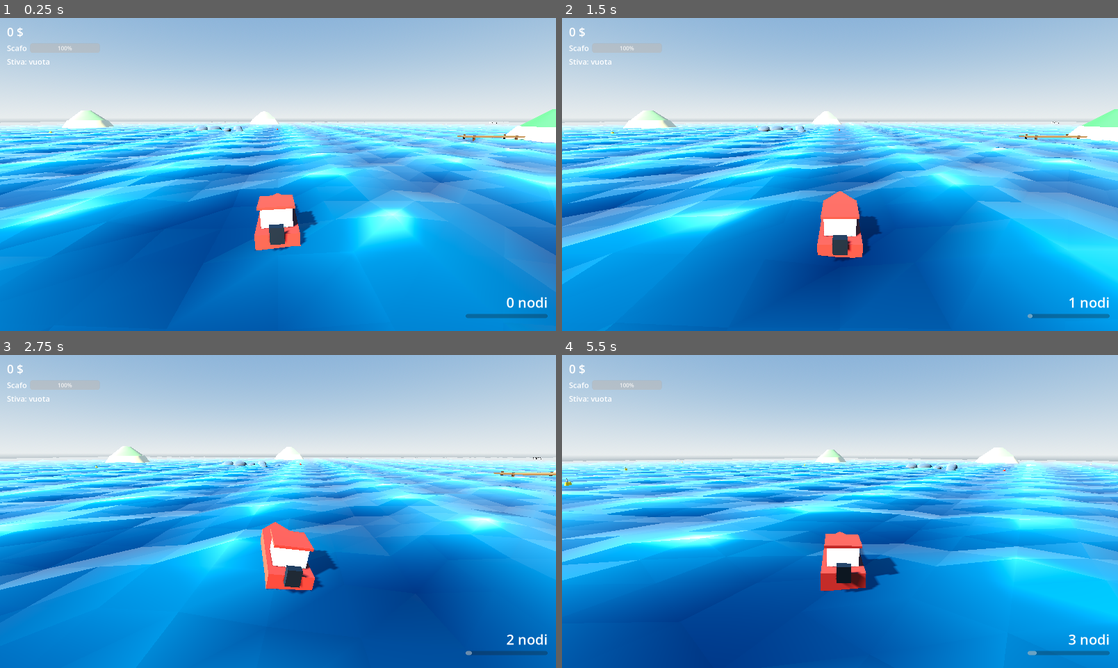
Above: before the commit, frames 1-4 (two rows, left to right).
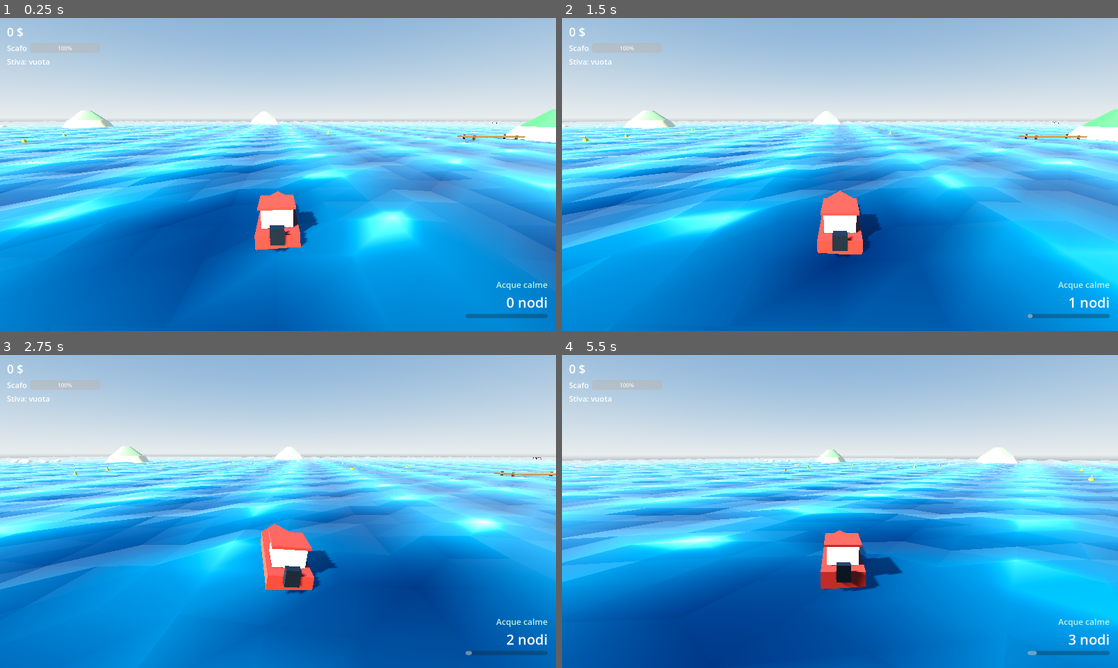
Above: after the commit, the same moments.

Repository: stefano-cookie/boatox
Game: Godot game, scene res://scenes/main/main.tscn
Two runs of this game, one before a commit and one after it. Both use one fixed random seed, a clock stepped at 60 frames per second and the inputs below.
Inputs:
- Up to frame 1 (0.25 s): no input
- Up to frame 2 (1.5 s): hold D (turn_right) 0.53-1.28 s; hold E (interact) 0.53-1.28 s; hold S (move_back) from 1.28 s (still down); tap E (interact) at 1.35 s
- Up to frame 3 (2.75 s): release S (move_back) at 2.03 s; hold D (turn_right) from 2.03 s (still down); hold E (interact) from 2.03 s (still down)
- Up to frame 4 (5.5 s): release D (turn_right) at 2.78 s; release E (interact) at 2.78 s; hold W (move_forward) 2.78-3.53 s; tap E (interact) at 2.85, 4.35 s; hold E (interact) 3.53-4.28 s; hold A (turn_left) 3.53-5.03 s; hold S (move_back) from 5.03 s (still down); hold E (interact) from 5.03 s (still down)

The runs differ from the first frame. In frame 1, 8.4% of the frame differs, in the area x 0-100%, y 32-88%; in frame 2, 9.0%; in frame 3, 9.5%; in frame 4, 11%, in the area x 0-100%, y 32-87%.

Commit message:
feat: sea zones, buoy tiers, speedometer, bounds countdown, bigger UI

Diff:
--- a/scenes/hud/hud.gd
+++ b/scenes/hud/hud.gd
@@ -6,8 +6,15 @@
 ## di gioco qui.
 
 const MS_TO_KNOTS: float = 1.94384
+const ZONE_NAMES: Array[String] = ["Acque calme", "Acque medie", "Acque mosse"]
+const ZONE_COLORS: Array[Color] = [
+	Color(0.75, 0.95, 0.85),
+	Color(1.0, 0.85, 0.4),
+	Color(1.0, 0.45, 0.35),
+]
 
 @export var boat: Boat
+@export var sea: Sea
 
 @onready var _money_label: Label = $TopLeft/VBox/MoneyLabel
 @onready var _hull_bar: ProgressBar = $TopLeft/VBox/HullRow/HullBar
@@ -17,6 +24,7 @@
 @onready var _danger_label: Label = $DangerLabel
 @onready var _speed_label: Label = $SpeedBox/SpeedLabel
 @onready var _speed_bar: ProgressBar = $SpeedBox/SpeedBar
+@onready var _zone_label: Label = $SpeedBox/ZoneLabel
 
 
 func _ready() -> void:
@@ -42,6 +50,10 @@
 	var speed := absf(boat.current_speed())
 	_speed_label.text = "%d nodi" % roundi(speed * MS_TO_KNOTS)
 	_speed_bar.value = speed
+	if sea != null:
+		var zone := sea.zone_index(boat.global_position)
+		_zone_label.text = ZONE_NAMES[zone]
+		_zone_label.modulate = ZONE_COLORS[zone]
 
 
 func _on_money_changed(amount: int) -> void:
--- a/scenes/hud/hud.tscn
+++ b/scenes/hud/hud.tscn
@@ -49,12 +49,18 @@
 anchor_right = 1.0
 anchor_bottom = 1.0
 offset_left = -260.0
-offset_top = -110.0
+offset_top = -150.0
 offset_right = -24.0
 offset_bottom = -24.0
 grow_horizontal = 0
 grow_vertical = 0
 theme_override_constants/separation = 6
+
+[node name="ZoneLabel" type="Label" parent="SpeedBox"]
+layout_mode = 2
+theme_override_font_sizes/font_size = 24
+text = "Acque calme"
+horizontal_alignment = 2
 
 [node name="SpeedLabel" type="Label" parent="SpeedBox"]
 layout_mode = 2
--- a/scenes/main/main.tscn
+++ b/scenes/main/main.tscn
@@ -50,8 +50,9 @@
 boat = NodePath("../Boat")
 sea = NodePath("../Sea")
 
-[node name="HUD" parent="." node_paths=PackedStringArray("boat") instance=ExtResource("5")]
+[node name="HUD" parent="." node_paths=PackedStringArray("boat", "sea") instance=ExtResource("5")]
 boat = NodePath("../Boat")
+sea = NodePath("../Sea")
 
 [node name="ChaseCamera" type="Camera3D" parent="." node_paths=PackedStringArray("target")]
 transform = Transform3D(1, 0, 0, 0, 1, 0, 0, 0, 1, 0, 4.5, 9)
--- a/scenes/sea/sea.gd
+++ b/scenes/sea/sea.gd
@@ -7,6 +7,18 @@
 ## chi galleggia l'altezza dell'acqua in un punto (get_height).
 
 @export var follow_target: Node3D
+
+@export_group("Zone di mare")
+## Anelli concentrici dal centro mappa: entro calm_radius acque calme,
+## fino a medium_radius acque medie, oltre acque mosse. Le ampiezze
+## d'onda vengono moltiplicate per il fattore della zona.
+@export var calm_radius: float = 110.0
+@export var medium_radius: float = 180.0
+## Larghezza della transizione tra una zona e l'altra.
+@export var zone_blend: float = 30.0
+@export var calm_multiplier: float = 0.6
+@export var medium_multiplier: float = 1.5
+@export var rough_multiplier: float = 2.8
 
 @export_group("Onda 1")
 @export var wave_1_direction_deg: float = 0.0
@@ -48,9 +60,29 @@
 
 func get_height(world_pos: Vector3) -> float:
 	var p := Vector2(world_pos.x, world_pos.z)
-	return _sine(p, wave_1_direction_deg, wave_1_amplitude, wave_1_length, wave_1_speed) \
+	return (_sine(p, wave_1_direction_deg, wave_1_amplitude, wave_1_length, wave_1_speed) \
 		+ _sine(p, wave_2_direction_deg, wave_2_amplitude, wave_2_length, wave_2_speed) \
-		+ _sine(p, wave_3_direction_deg, wave_3_amplitude, wave_3_length, wave_3_speed)
+		+ _sine(p, wave_3_direction_deg, wave_3_amplitude, wave_3_length, wave_3_speed)) \
+		* state_multiplier(world_pos)
+
+
+## Replica di sea_state nello shader: le due copie vanno tenute allineate.
+func state_multiplier(world_pos: Vector3) -> float:
+	var d := Vector2(world_pos.x, world_pos.z).length()
+	var m: float = lerpf(calm_multiplier, medium_multiplier,
+		smoothstep(calm_radius - zone_blend * 0.5, calm_radius + zone_blend * 0.5, d))
+	return lerpf(m, rough_multiplier,
+		smoothstep(medium_radius - zone_blend * 0.5, medium_radius + zone_blend * 0.5, d))
+
+
+## 0 = calme, 1 = medie, 2 = mosse (per HUD e spawn delle boe).
+func zone_index(world_pos: Vector3) -> int:
+	var d := Vector2(world_pos.x, world_pos.z).length()
+	if d < calm_radius:
+		return 0
+	if d < medium_radius:
+		return 1
+	return 2
 
 
 func _sine(p: Vector2, dir_deg: float, amplitude: float, length: float, speed: float) -> float:
@@ -67,6 +99,10 @@
 	_material.set_shader_parameter("wave_b", _wave_vec(wave_2_direction_deg, wave_2_amplitude, wave_2_length))
 	_material.set_shader_parameter("wave_c", _wave_vec(wave_3_direction_deg, wave_3_amplitude, wave_3_length))
 	_material.set_shader_parameter("wave_speeds", Vector3(wave_1_speed, wave_2_speed, wave_3_speed))
+	_material.set_shader_parameter("calm_radius", calm_radius)
+	_material.set_shader_parameter("medium_radius", medium_radius)
+	_material.set_shader_parameter("zone_blend", zone_blend)
+	_material.set_shader_parameter("zone_amps", Vector3(calm_multiplier, medium_multiplier, rough_multiplier))
 
 
 func _wave_vec(dir_deg: float, amplitude: float, length: float) -> Vector4:
--- a/scenes/sea/sea.gdshader
+++ b/scenes/sea/sea.gdshader
@@ -11,6 +11,22 @@
 uniform vec4 wave_b = vec4(0.423, 0.906, 0.12, 8.0);
 uniform vec4 wave_c = vec4(-0.643, 0.766, 0.06, 4.5);
 uniform vec3 wave_speeds = vec3(3.0, 2.4, 1.8);
+
+// Zone di mare: anelli concentrici dal centro mappa con moltiplicatore
+// d'ampiezza crescente (calme -> medie -> mosse).
+uniform float calm_radius = 110.0;
+uniform float medium_radius = 180.0;
+uniform float zone_blend = 30.0;
+// moltiplicatori: x = calme, y = medie, z = mosse
+uniform vec3 zone_amps = vec3(0.6, 1.5, 2.8);
+
+float sea_state(vec2 p) {
+	float d = length(p);
+	float m = mix(zone_amps.x, zone_amps.y,
+		smoothstep(calm_radius - zone_blend * 0.5, calm_radius + zone_blend * 0.5, d));
+	return mix(m, zone_amps.z,
+		smoothstep(medium_radius - zone_blend * 0.5, medium_radius + zone_blend * 0.5, d));
+}
 
 uniform vec3 deep_color : source_color = vec3(0.02, 0.15, 0.28);
 uniform vec3 shallow_color : source_color = vec3(0.13, 0.47, 0.53);
@@ -27,9 +43,9 @@
 }
 
 float sea_height(vec2 p) {
-	return wave_height(p, wave_a, wave_speeds.x)
+	return (wave_height(p, wave_a, wave_speeds.x)
 		+ wave_height(p, wave_b, wave_speeds.y)
-		+ wave_height(p, wave_c, wave_speeds.z);
+		+ wave_height(p, wave_c, wave_speeds.z)) * sea_state(p);
 }
 
 void vertex() {
@@ -47,7 +63,7 @@
 	}
 	NORMAL = normalize((VIEW_MATRIX * vec4(normalize(n), 0.0)).xyz);
 
-	float total_amp = wave_a.z + wave_b.z + wave_c.z;
+	float total_amp = (wave_a.z + wave_b.z + wave_c.z) * sea_state(v_world_pos.xz);
 	float hf = clamp(v_height / max(total_amp, 0.001) * 0.5 + 0.5, 0.0, 1.0);
 	vec3 col = mix(deep_color, shallow_color, hf);
 	col = mix(col, crest_color, smoothstep(0.75, 1.0, hf) * crest_amount);
--- a/scenes/world/world.gd
+++ b/scenes/world/world.gd
@@ -2,10 +2,11 @@
 
 ## La zona di mare di M1: isole e porto piazzati a mano nella scena,
 ## scogli e punti boa sparsi proceduralmente con seed fisso (stessa mappa
-## a ogni avvio, densità regolabile dall'Inspector). Le boe seguono il
-## rischio della zona (GDD pillar 2): gialle in acque aperte, rosse ai
-## margini dei campi di scogli, blu dentro i campi. Gestisce anche il
-## confine mappa (countdown e recupero) e il traino a scafo zero.
+## a ogni avvio, densità regolabile dall'Inspector). Le boe seguono gli
+## anelli di mare della Sea (GDD pillar 2): gialle nelle acque calme,
+## rosse nelle medie, blu nelle mosse — dove stanno anche i campi di
+## scogli. Gestisce anche il confine mappa (countdown e recupero) e il
+## traino a scafo zero.
 
 const BUOY_SCENE: PackedScene = preload("res://scenes/buoy/buoy.tscn")
 const ROCK_SCENE: PackedScene = preload("res://scenes/world/rock.tscn")
@@ -21,8 +22,8 @@
 @export_group("Sparpagliamento")
 @export var scatter_seed: int = 7
 @export var yellow_buoy_count: int = 26
-@export var red_points_per_field: int = 8
-@export var blue_points_per_field: int = 6
+@export var red_point_count: int = 14
+@export var blue_point_count: int = 10
 @export var rocks_per_field: int = 9
 @export var rock_field_radius: float = 13.0
 
@@ -42,9 +43,7 @@
 	GameState.hull_depleted.connect(_on_hull_depleted)
 	for field: Node3D in _rock_fields.get_children():
 		_spawn_rock_field(field.global_position)
-	for field: Node3D in _rock_fields.get_children():
-		_spawn_field_buoys(field.global_position)
-	_spawn_yellow_buoys()
+	_spawn_zone_buoys()
 
 
 func _physics_process(delta: float) -> void:
@@ -101,23 +100,21 @@
 		_rock_positions.append(pos)
 
 
-## Blu dentro il campo di scogli, rosse nell'anello ai suoi margini.
-func _spawn_field_buoys(center: Vector3) -> void:
-	for i in blue_points_per_field:
-		var pos := _sample_ring(center, 2.0, rock_field_radius, _buoy_positions, 5.0)
-		if pos.is_finite() and _far_from(pos, _rock_positions, 2.5):
+## Ogni tipologia vive nel suo anello di mare (GDD § Boe): gialle nelle
+## acque calme, rosse nelle medie, blu nelle mosse.
+func _spawn_zone_buoys() -> void:
+	for i in yellow_buoy_count:
+		var pos := _sample_ring(Vector3.ZERO, 25.0, sea.calm_radius - 10.0, _buoy_positions, 10.0)
+		if pos.is_finite() and _is_clear(pos):
+			_spawn_buoy(pos, GameState.BuoyType.YELLOW)
+	for i in red_point_count:
+		var pos := _sample_ring(Vector3.ZERO, sea.calm_radius + 5.0, sea.medium_radius - 5.0, _buoy_positions, 10.0)
+		if pos.is_finite() and _is_clear(pos):
+			_spawn_buoy(pos, GameState.BuoyType.RED)
+	for i in blue_point_count:
+		var pos := _sample_ring(Vector3.ZERO, sea.medium_radius + 10.0, bounds_radius * 0.88, _buoy_positions, 12.0)
+		if pos.is_finite() and _is_clear(pos):
 			_spawn_buoy(pos, GameState.BuoyType.BLUE)
-	for i in red_points_per_field:
-		var pos := _sample_ring(center, rock_field_radius + 2.0, rock_field_radius + 10.0, _buoy_positions, 6.0)
-		if pos.is_finite():
-			_spawn_buoy(pos, GameState.BuoyType.RED)
-
-
-func _spawn_yellow_buoys() -> void:
-	for i in yellow_buoy_count:
-		var pos := _sample_ring(Vector3.ZERO, 25.0, bounds_radius * 0.85, _buoy_positions, 10.0)
-		if pos.is_finite() and _is_open_water(pos):
-			_spawn_buoy(pos, GameState.BuoyType.YELLOW)
 
 
 func _spawn_buoy(pos: Vector3, type: int) -> void:
@@ -148,15 +145,11 @@
 	return true
 
 
-## Vero se il punto è lontano da isole, porto e campi di scogli: le boe
-## gialle restano in acque tranquille.
-func _is_open_water(pos: Vector3) -> bool:
+## Vero se il punto non finisce dentro isole, porto o scogli.
+func _is_clear(pos: Vector3) -> bool:
 	for island: Node3D in _islands.get_children():
 		if pos.distance_to(island.global_position) < 14.0 * island.scale.x:
 			return false
 	if pos.distance_to(_port.global_position) < 26.0:
 		return false
-	for field: Node3D in _rock_fields.get_children():
-		if pos.distance_to(field.global_position) < rock_field_radius + 12.0:
-			return false
-	return true
+	return _far_from(pos, _rock_positions, 3.0)
--- a/scenes/world/world.tscn
+++ b/scenes/world/world.tscn
@@ -30,13 +30,13 @@
 [node name="RockFields" type="Node3D" parent="."]
 
 [node name="Field1" type="Marker3D" parent="RockFields"]
-transform = Transform3D(1, 0, 0, 0, 1, 0, 0, 0, 1, -20, 0, -80)
+transform = Transform3D(1, 0, 0, 0, 1, 0, 0, 0, 1, -130, 0, -90)
 
 [node name="Field2" type="Marker3D" parent="RockFields"]
-transform = Transform3D(1, 0, 0, 0, 1, 0, 0, 0, 1, 90, 0, 30)
+transform = Transform3D(1, 0, 0, 0, 1, 0, 0, 0, 1, 150, 0, 60)
 
 [node name="Field3" type="Marker3D" parent="RockFields"]
-transform = Transform3D(1, 0, 0, 0, 1, 0, 0, 0, 1, -110, 0, 40)
+transform = Transform3D(1, 0, 0, 0, 1, 0, 0, 0, 1, -60, 0, 190)
 
 [node name="Port" parent="." instance=ExtResource("3")]
 transform = Transform3D(0, 0, -1, 0, 1, 0, 1, 0, 0, 52, 0, -40)
--- a/tests/m1_smoke.gd
+++ b/tests/m1_smoke.gd
@@ -47,6 +47,14 @@
 		await _wait(0.5)
 		print("BOE: in stiva=%d, valore=%d $ (attese >0)" % [GameState.cargo_count(), GameState.cargo_value()])
 
+	# --- Zone di mare: onde crescenti dal centro al largo ---
+	var sea: Sea = _main.get_node("Sea")
+	print("ZONE: moltiplicatori a 50/150/220 m = %.2f / %.2f / %.2f (attesi crescenti)" % [
+		sea.state_multiplier(Vector3(50, 0, 0)),
+		sea.state_multiplier(Vector3(150, 0, 0)),
+		sea.state_multiplier(Vector3(220, 0, 0)),
+	])
+
 	# --- Confini: fuori zona parte il countdown, poi recupero al porto ---
 	_boat.reset_motion()
 	_boat.global_position = Vector3(300, 0.0, 0.0)
Not shown, added: tests/m1_smoke.gd.uid
Not shown, changed: docs/BACKLOG.md
Not shown, changed: docs/GDD.md
Not shown, changed: docs/ROADMAP.md
